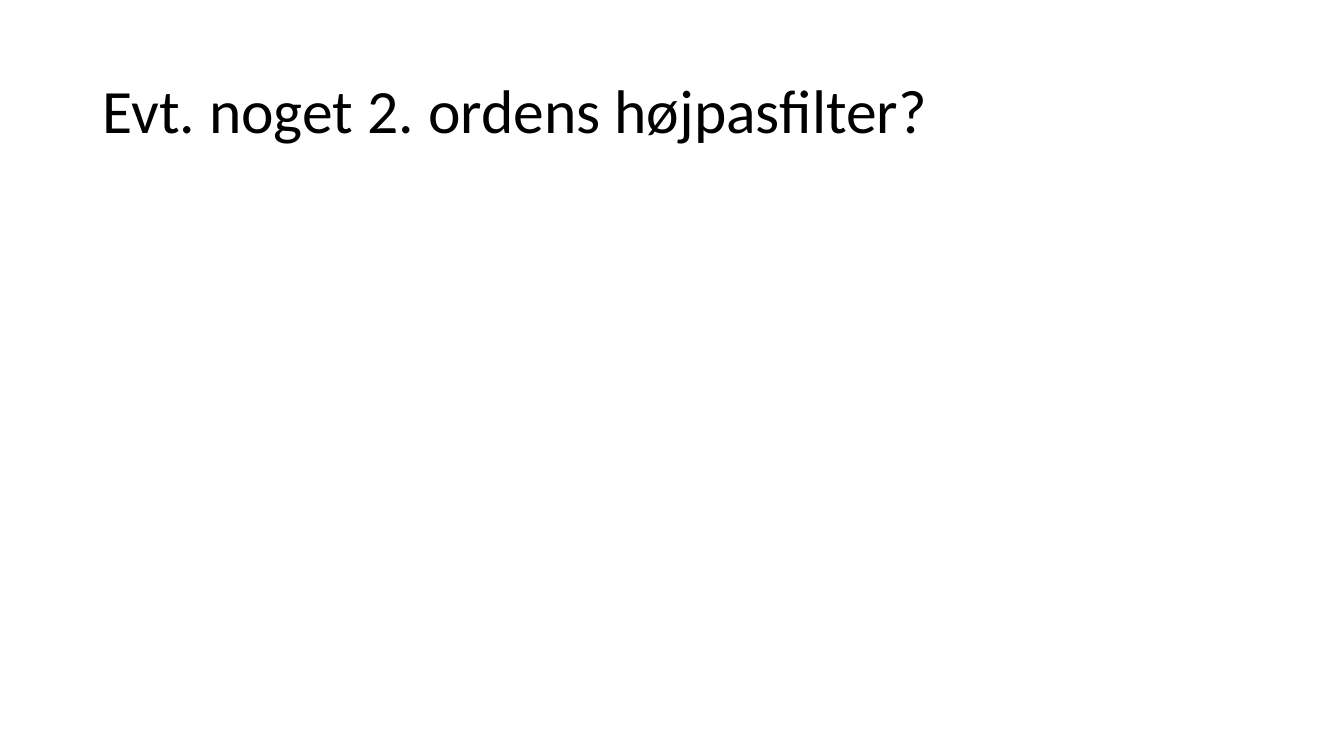
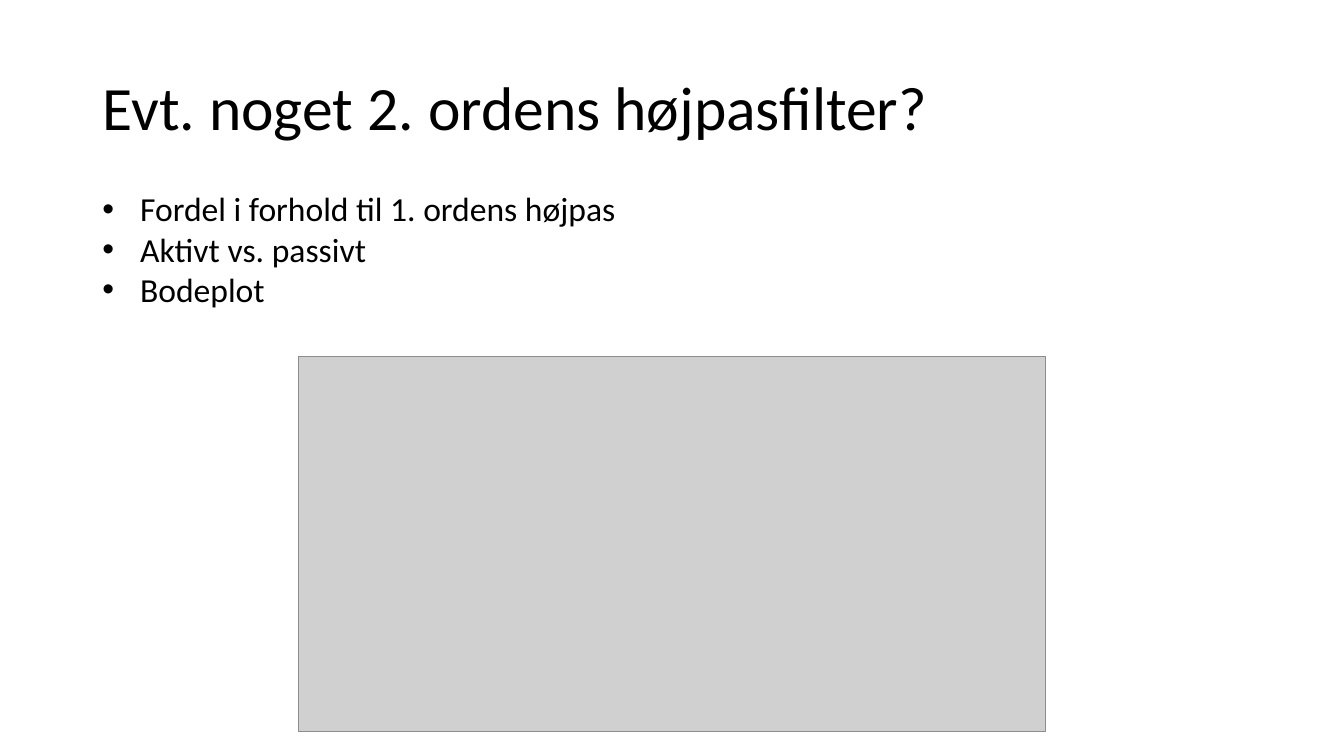
Before and after one commit to PRJ2GR15/Rapport, a slide deck: slide 12 of Fremlæggelse/Fremlæggelse - HWdel.pptx. Drawn at 1344x756 pixels with LibreOffice and Linux fonts; fonts in the diff are those of the drawing; grey boxes stand for pictures. Boxes give left, top, right and bottom in pixels: in the first picture for what was removed or moved away, otherwise in the second. Text is boxed around its words. In the diff, an @@ line names an element or a change of style, - is before the commit and + after.

Commit message:
ændret

```diff
--- a/Fremlæggelse/Fremlæggelse - HWdel.pptx
+++ b/Fremlæggelse/Fremlæggelse - HWdel.pptx
@@ text added at <box>140,197,615,308</box>, 24 pt, text #000000 @@
+• Fordel i forhold til 1. ordens højpas
+• Aktivt vs. passivt
+• Bodeplot
@@ picture added at <box>298,357,1046,732</box> @@
```
